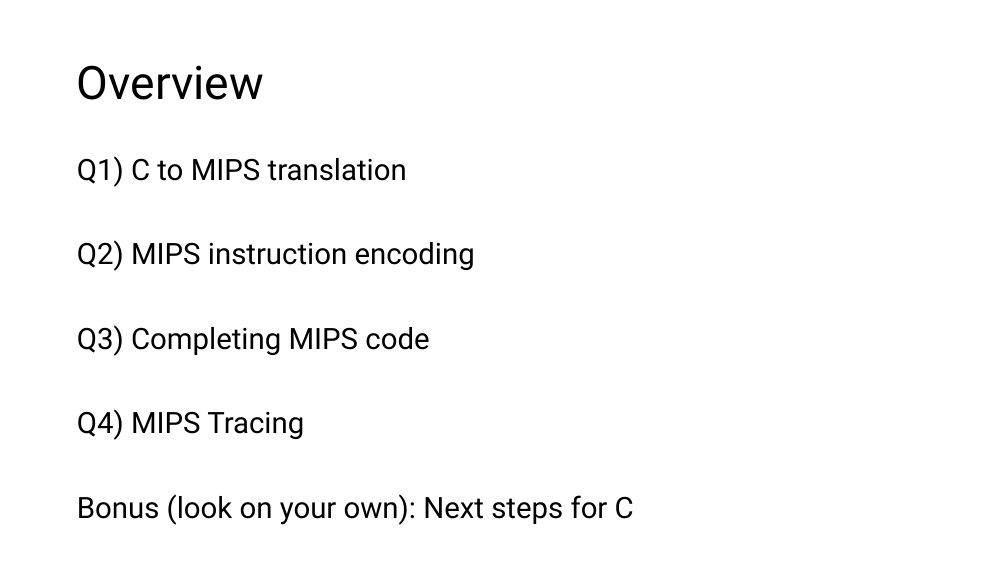
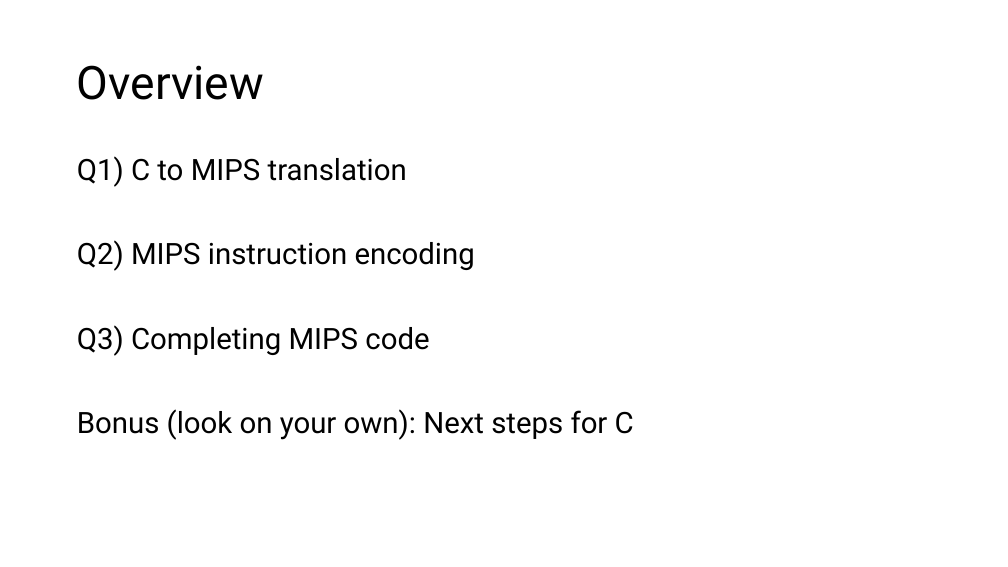
Before and after one commit to theodoreleebrant-acad/TA-2425S1-dev, a slide deck: slide 3 of CS2100/CS2100 Tutorial 3.pptx (slide 2 before the commit). Drawn at 1008x567 pixels with LibreOffice and Linux fonts; fonts in the diff are those of the drawing. Boxes give left, top, right and bottom in pixels: in the first picture for what was removed or moved away, otherwise in the second. Text is boxed around its words. In the diff, an @@ line names an element or a change of style, - is before the commit and + after.

```diff
--- a/CS2100/CS2100 Tutorial 3.pptx
+++ b/CS2100/CS2100 Tutorial 3.pptx
@@ text at (77, 409, 304, 440): paragraph removed @@
-Q4) MIPS Tracing
```
Also in this commit, not shown: 4 other slides changed, 2 slides added, 9 other files.
